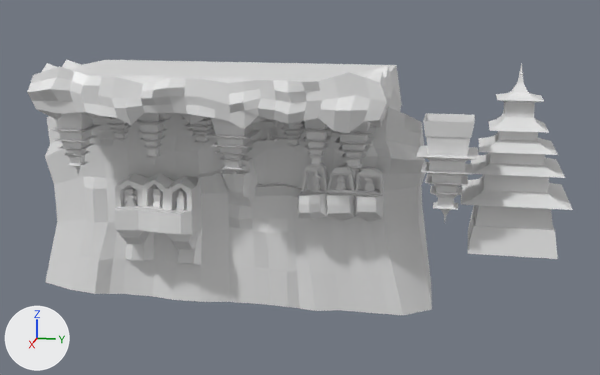
A saved change to the FBX model Assets/Models/Epocas/Roku/Nomadas Aire/TemploAireEste.fbx.
One viewpoint serves both versions: a 50 mm camera at (9.84, 2.9, 3.02) aimed at (-0.01, 0.93, 0.56). Lighting does not change. The marker at lower left points along +X, +Y and +Z. Where no turn or scale is listed for an object, it has been applied to the vertices.
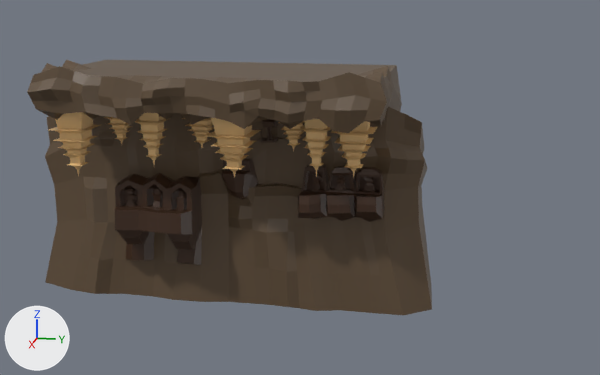
Pixel boxes [x1, y1, x2, y2] of what changed, in the pictures (600 x 375 px):
'Cube.001', deleted
    before: [461, 63, 573, 259]
'Cube.002', deleted
    before: [416, 113, 478, 221]
'Cube.003', recoloured (white to brown)
    both: [49, 112, 100, 176]
'Cube.004', recoloured (white to brown)
    both: [207, 118, 261, 178]
'Cube.007', recoloured (white to brown)
    both: [331, 121, 377, 177]
'Cube.010', recoloured (white to brown)
    both: [299, 119, 332, 177]
'Cube.009', recoloured (white to brown)
    both: [135, 113, 170, 164]
'Cube.005', recoloured (white to brown)
    both: [182, 118, 214, 148]
part 1 of me_nurbscurve_001, recoloured (white to brown)
    both: [27, 60, 432, 315]
part 2 of me_nurbscurve_001, recoloured (white to brown)
    both: [115, 119, 385, 265]

What the commit changed:
Material 'Casa' (mat_casa) is new.
Its base color is (0.8, 0.522, 0.231) (beige #e7bf84).
Material 'Montaña' (mat_montaña) is new.
Its base color is (0.112, 0.0709, 0.0376) (brown #5e4b37).
Material 'Material.007' (mat_material_007) is new.
Its base color is (0.0472, 0.019, 0.00718) (brown #3d2614).
me_cube_005 has 587 vertices, 489 faces and spans x -0.193..0.193, y -0.193..0.193, z -0.529..0.052.
me_cube_005 now uses material mat_casa (beige #e7bf84).
me_cube_003 has 587 vertices, 489 faces and spans x -0.238..0.238, y -0.238..0.238, z -0.8..0.078.
me_cube_003 now uses material mat_casa (beige #e7bf84).
me_nurbscurve_001 has 2430 vertices, 2369 faces and spans x -1.25..0.94, y -2.84..2.43, z -1.79..1.32.
me_nurbscurve_001 is used by ob_templo; location (0.183, 0.169, 0.779).
me_nurbscurve_001 part 1: 1626 of the faces centred in x -1.24..0.91, y -2.79..2.36, z -1.78..1.29 switch from mat_material (white #e7e7e7) to mat_montaña (brown #5e4b37).
me_nurbscurve_001 part 2: 743 of the faces centred in x -0.18..0.46, y -1.5..1.81, z -1.26..0.63 switch from mat_material (white #e7e7e7) to mat_material_007 (brown #3d2614).
me_cube_010 has 587 vertices, 489 faces and spans x -0.176..0.176, y -0.176..0.176, z -0.771..0.076.
me_cube_010 now uses material mat_casa (beige #e7bf84).
me_cube_004 has 587 vertices, 489 faces and spans x -0.261..0.261, y -0.261..0.261, z -0.715..0.07.
me_cube_004 now uses material mat_casa (beige #e7bf84).
me_cube_007 has 587 vertices, 489 faces and spans x -0.246..0.246, y -0.246..0.246, z -0.771..0.076.
me_cube_007 now uses material mat_casa (beige #e7bf84).
me_cube_009 has 587 vertices, 489 faces and spans x -0.176..0.176, y -0.176..0.176, z -0.771..0.076.
me_cube_009 now uses material mat_casa (beige #e7bf84).
Object 'Cube.002' (ob_cube_002) is deleted.
Object 'Cube.001' (ob_cube_001) is deleted.
